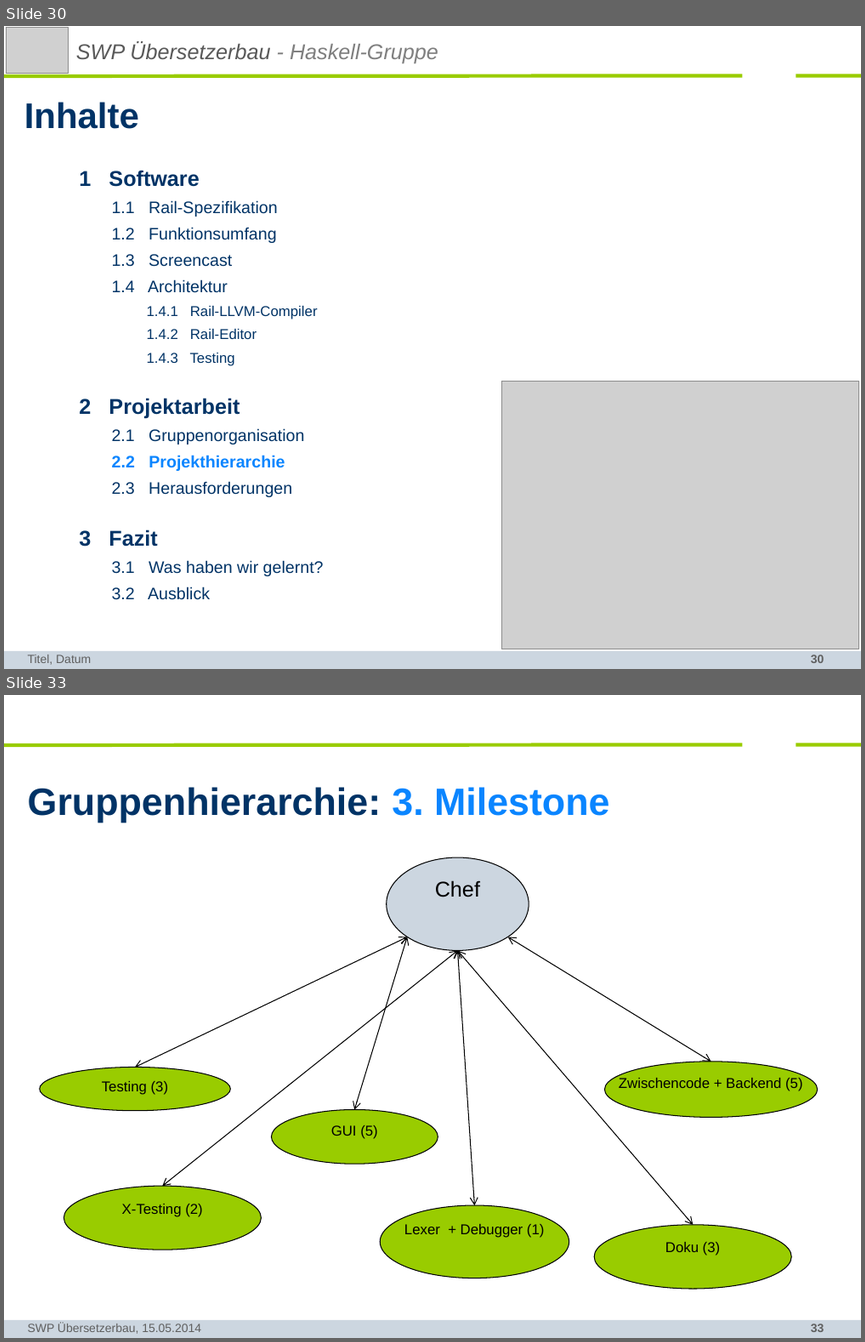
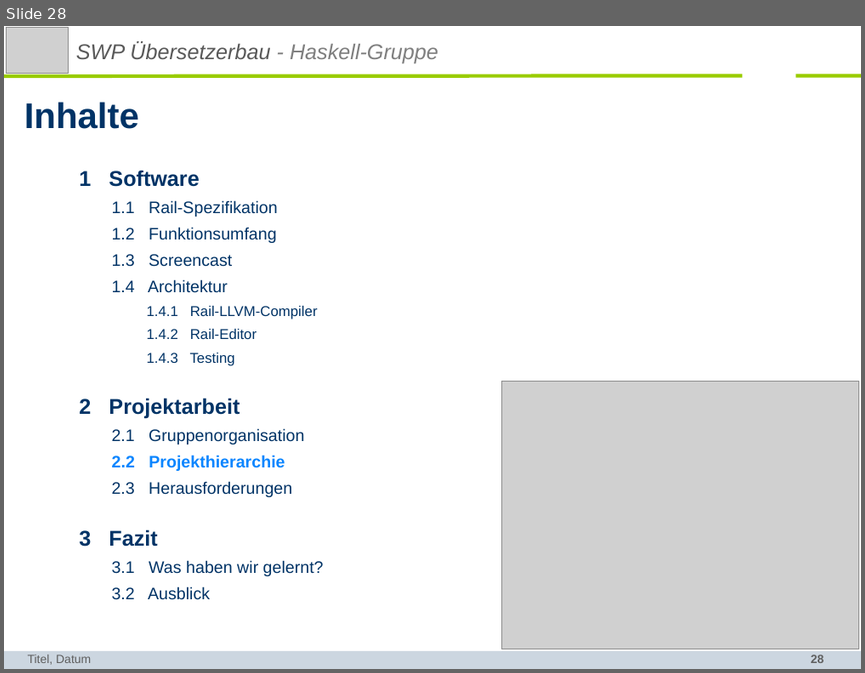
Before and after one commit to SWP-Ubau-SoSe2014-Haskell/SWPSoSe14, a slide deck: documentation/SWPSoSe14MS3.ppt. Shown one above the other, each under a label of ours: slides 30 and 33 before the commit, slide 28 after it; the slides between them are not shown. The pictures are 865x1342 and 865x673 pixels, drawn with LibreOffice and Linux fonts; fonts in the diff are those of the drawing; grey boxes stand for pictures; background and template pictures are left out. Boxes give left, top, right and bottom in pixels: in the first picture for what was removed or moved away, otherwise in the second. Text is boxed around its words. In the diff, an @@ line names an element or a change of style, - is before the commit and + after.

```diff
--- a/documentation/SWPSoSe14MS3.ppt
+++ b/documentation/SWPSoSe14MS3.ppt
@@ slide 33 removed at (4, 695, 861, 1338), background #FFFFFF; not listed: 4 template elements that a slide beside it also shows @@
@@ title removed at (28, 787, 610, 823) @@
-Gruppenhierarchie: 3. Milestone
@@ ellipse removed at (386, 858, 528, 951) @@
-Chef
@@ double arrow removed from (407, 936) to (135, 1066) @@
@@ double arrow removed from (407, 936) to (354, 1110) @@
@@ double arrow removed from (508, 936) to (711, 1061) @@
@@ double arrow removed from (457, 950) to (162, 1186) @@
@@ double arrow removed from (457, 950) to (474, 1205) @@
@@ double arrow removed from (457, 950) to (692, 1225) @@
@@ ellipse removed at (39, 1066, 230, 1111) @@
-Testing (3)
@@ ellipse removed at (605, 1061, 817, 1117) @@
-Zwischencode + Backend (5)
@@ ellipse removed at (271, 1110, 438, 1163) @@
-GUI (5)
@@ ellipse removed at (64, 1186, 261, 1249) @@
-X-Testing (2)
@@ ellipse removed at (381, 1205, 569, 1277) @@
-Lexer + Debugger (1)
@@ ellipse removed at (595, 1225, 791, 1289) @@
-Doku (3)
@@ text removed at (28, 1322, 201, 1333) @@
-SWP Übersetzerbau, 15.05.2014
@@ what was slide 30 is now slide 28 @@
@@ page number at (811, 654, 824, 663): text changed @@
-30
+28
```
Also in this commit, not shown: 3 slides changed, 4 other slides removed.
